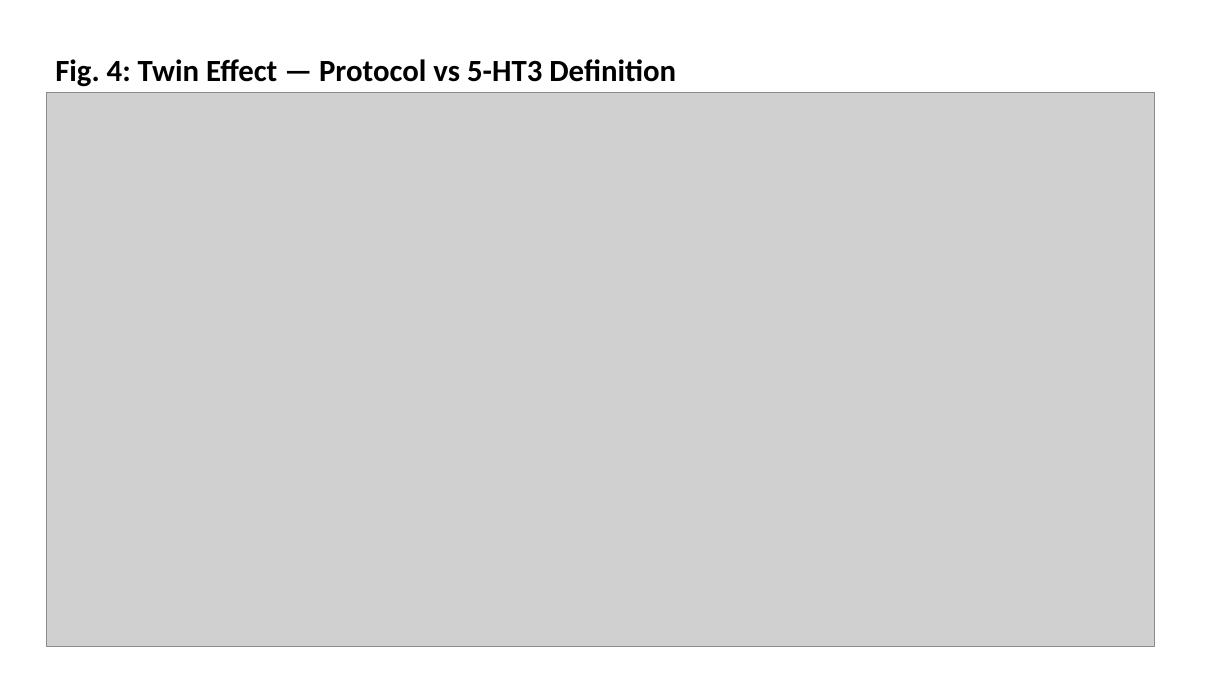
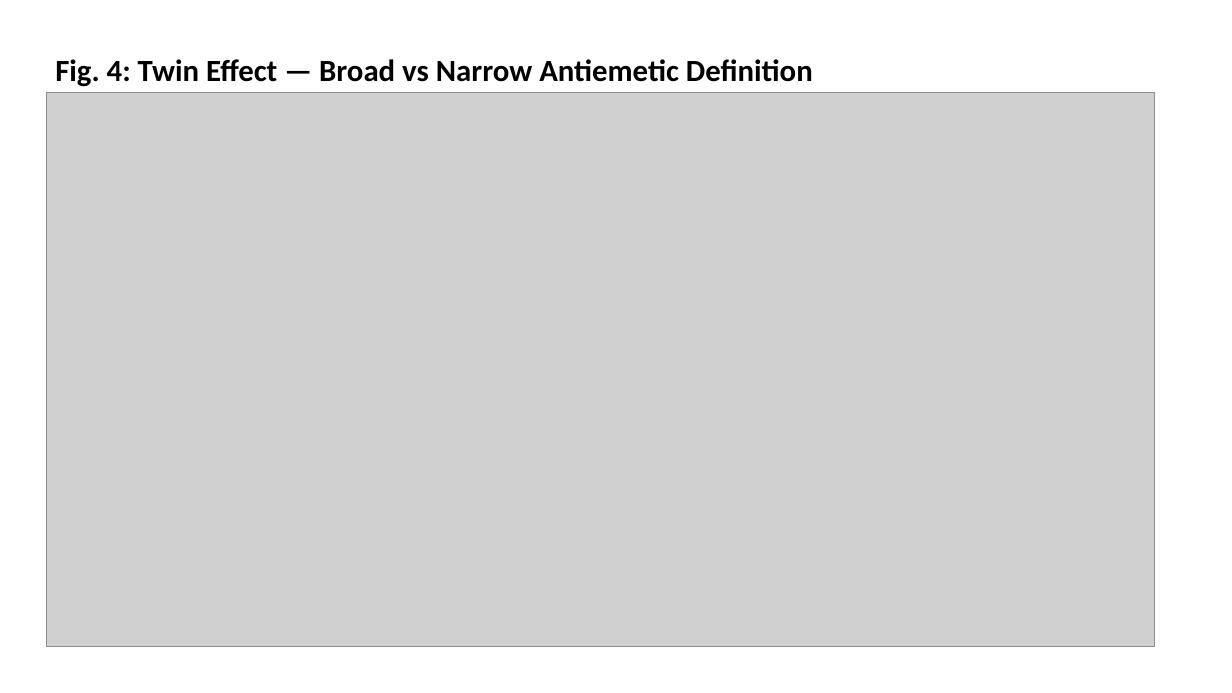
Before and after one commit to bougtoir/heat-accidents-mortality, a slide deck: slide 4 of yago_ionv/figures_ionv_e.pptx. Drawn at 1232x693 pixels with LibreOffice and Linux fonts; fonts in the diff are those of the drawing; grey boxes stand for pictures. Boxes give left, top, right and bottom in pixels: in the first picture for what was removed or moved away, otherwise in the second. Text is boxed around its words. In the diff, an @@ line names an element or a change of style, - is before the commit and + after.

```diff
--- a/yago_ionv/figures_ionv_e.pptx
+++ b/yago_ionv/figures_ionv_e.pptx
@@ text at <box>55,59,813,87</box>: text changed @@
-Fig. 4: Twin Effect — Protocol vs 5-HT3 Definition
+Fig. 4: Twin Effect — Broad vs Narrow Antiemetic Definition
```
Also in this commit, not shown: 3 other slides changed, 9 other files.
